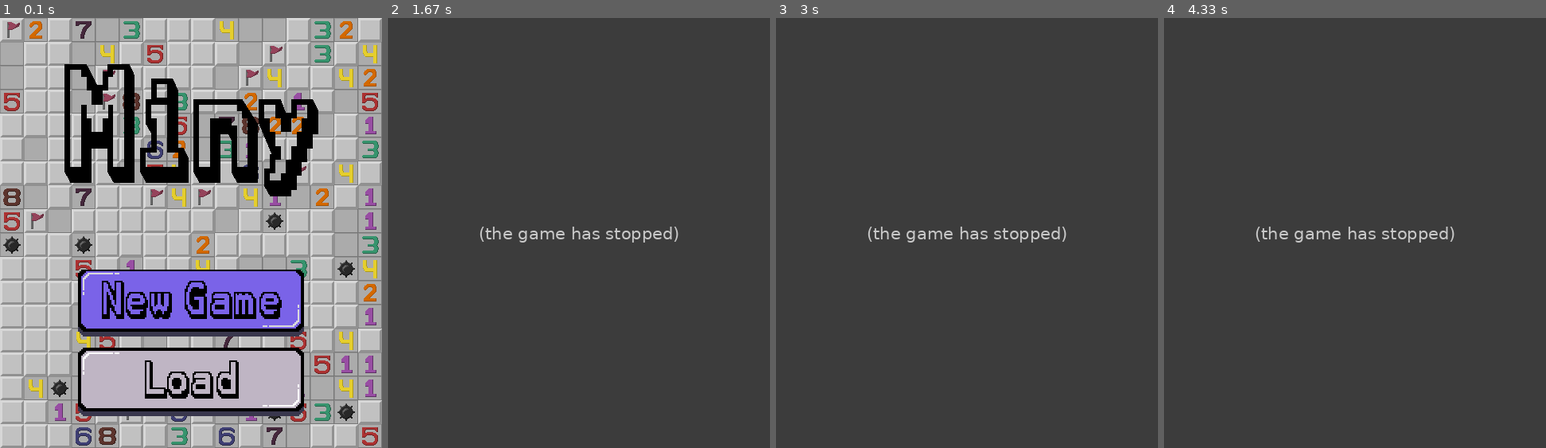
Above: before the commit, frames 1-4 (left to right).
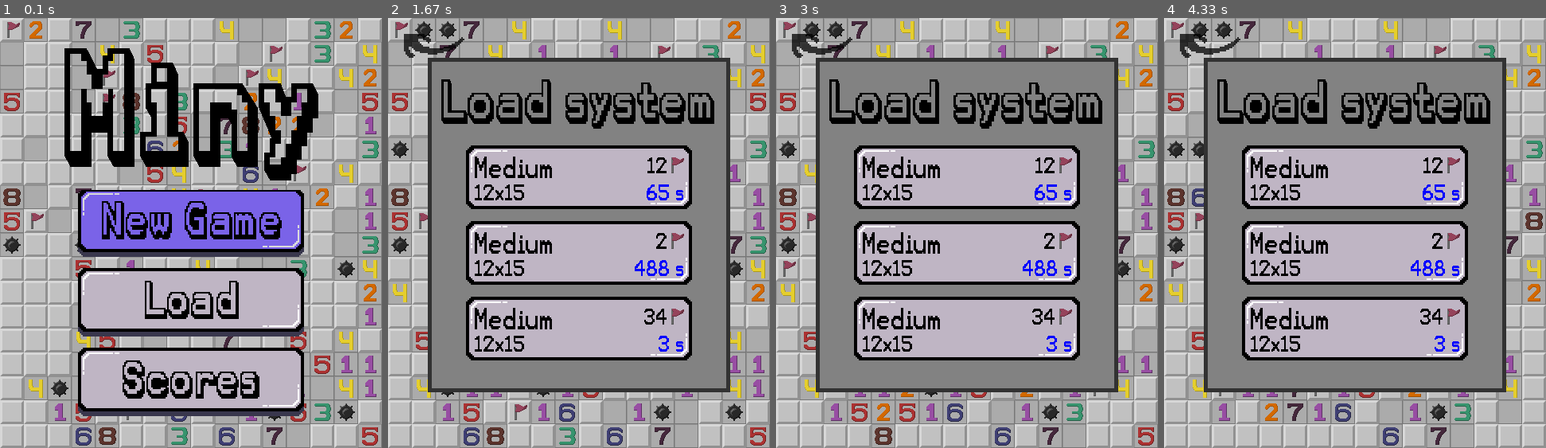
Above: after the commit, the same moments.

Repository: ctu-pjin/2024-i-hra-miny
Game: pygame game, started from pygame_part.py
Same seed, same stepped clock (60 frames per second), same inputs: the game is played once before the commit and once after it.
Inputs (mouse positions are in pixels of both pictures, inside the frame that each line leads up to):
- Up to frame 1 (0.1 s): no input
- Up to frame 2 (1.67 s): press the mouse at (579, 224) at 0.37 s; move the mouse to (582, 293) at 0.47 s; release the mouse at (590, 362) at 0.6 s; click (647, 280) at 0.72 s; press the mouse at (433, 43) at 1.03 s; move the mouse to (479, 95) at 1.13 s; release the mouse at (525, 142) at 1.27 s
- Up to frame 3 (3 s): no input
- Up to frame 4 (4.33 s): no input

The runs differ from the first frame. In frame 1, 25% of the frame differs, in the area x 16-84%, y 7-89%; in frame 2, 95%; in frame 3, 96%, in the area x 0-100%, y 0-100%; in frame 4, 95%.
Error before the commit: UnboundLocalError: cannot access local variable 'hint_count' where it is not associated with...; the game stopped at 0.77 s (later frames are placeholders)

Commit message:
Přidání tlačítka scores do menu

Diff:
--- a/pygame_part.py
+++ b/pygame_part.py
@@ -48,6 +48,8 @@
 new_game_surf_on = pygame.image.load("surfaces/new_game_button_on.png").convert_alpha()
 load_surf_off = pygame.image.load("surfaces/load_button_off.png").convert_alpha()
 load_surf_on = pygame.image.load("surfaces/load_button_on.png").convert_alpha()
+scores_surf_off = pygame.image.load("surfaces/scores_button_off.png").convert_alpha()
+scores_surf_on = pygame.image.load("surfaces/scores_button_on.png").convert_alpha()
 back_arrow_surf_on = pygame.image.load("surfaces/back_arrow_flow_on.png").convert_alpha()
 back_arrow_surf_off = pygame.image.load("surfaces/back_arrow_flow_off.png").convert_alpha()
 back_arrow_surf_on_small = pygame.transform.scale_by(back_arrow_surf_on, 0.7)
@@ -117,10 +119,12 @@
 
 
 # Create rectangles
-new_game_rect_off = new_game_surf_off.get_rect(midbottom=(screen_width/2, 400)) #rectangle of the surface. Easier to specify an exact location
-new_game_rect_on = new_game_surf_on.get_rect(midbottom=(screen_width/2, 400))
-load_rect_off = load_surf_off.get_rect(midbottom=(screen_width/2, 500))
-load_rect_on = load_surf_on.get_rect(midbottom=(screen_width/2, 500))
+new_game_rect_off = new_game_surf_off.get_rect(midbottom=(screen_width/2, 300)) #rectangle of the surface. Easier to specify an exact location
+new_game_rect_on = new_game_surf_on.get_rect(midbottom=(screen_width/2, 300))
+load_rect_off = load_surf_off.get_rect(midbottom=(screen_width/2, 400))
+load_rect_on = load_surf_on.get_rect(midbottom=(screen_width/2, 400))
+scores_rect_off = scores_surf_off.get_rect(midbottom=(screen_width/2, 500))
+scores_rect_on = scores_surf_on.get_rect(midbottom=(screen_width/2, 500))
 easy_rect_on = easy_surf_on.get_rect(midbottom=(screen_width/2, 250))
 easy_rect_off = easy_surf_off.get_rect(midbottom=(screen_width/2, 250))
 medium_rect_on = medium_surf_on.get_rect(midbottom=(screen_width/2, 350))
@@ -228,7 +232,7 @@
 
 # Part for loading texts
 text_miny_surf = karma_font_160.render("Miny", False, "Black")
-text_miny_rect = text_miny_surf.get_rect(midtop=(screen_width/2, 40))
+text_miny_rect = text_miny_surf.get_rect(midtop=(screen_width/2, 20))
 text_difficulty_surf = karma_font_60.render("Difficulty", False, "Black")
 text_difficulty_rect = text_difficulty_surf.get_rect(midtop=(screen_width/2, 70))
 text_save_system_surf = karma_font_60.render("Save system", False, "Black")
@@ -240,7 +244,6 @@
 text_press_enter_surfs = [karma_sature_font_23.render(text, False, "White") for text in lose_lines]
 text_victory_surf = karma_font_35.render("You won!", False, "White")
 text_lose_surf = karma_font_35.render("You lost!", False, "White")
-text_miny_rect = text_miny_surf.get_rect(midtop=(screen_width/2, 40))
 text_submit_username_surf = karma_sature_font_21.render("Enter your Username:", False, "Black")
 
 
@@ -584,6 +587,11 @@
             else:
                 screen.blit(load_surf_off, load_rect_off)
 
+            if scores_rect_on.collidepoint(pygame.mouse.get_pos()):
+                screen.blit(scores_surf_on, scores_rect_on)
+            else:
+                screen.blit(scores_surf_off, scores_rect_off)
+
             screen.blit(text_miny_surf,text_miny_rect)
 
         elif new_game_menu: # this is drawn, while new game menu is active
Binary file changed: surfaces/scores_button_off.png
Binary file changed: surfaces/scores_button_on.png
